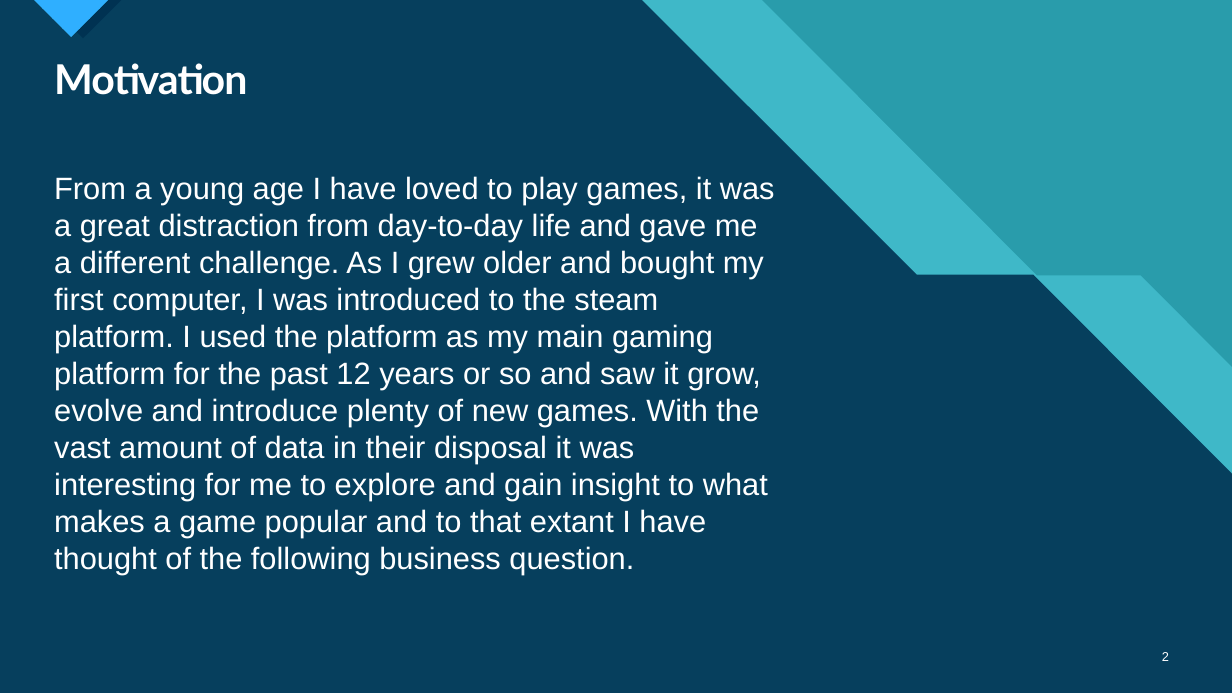
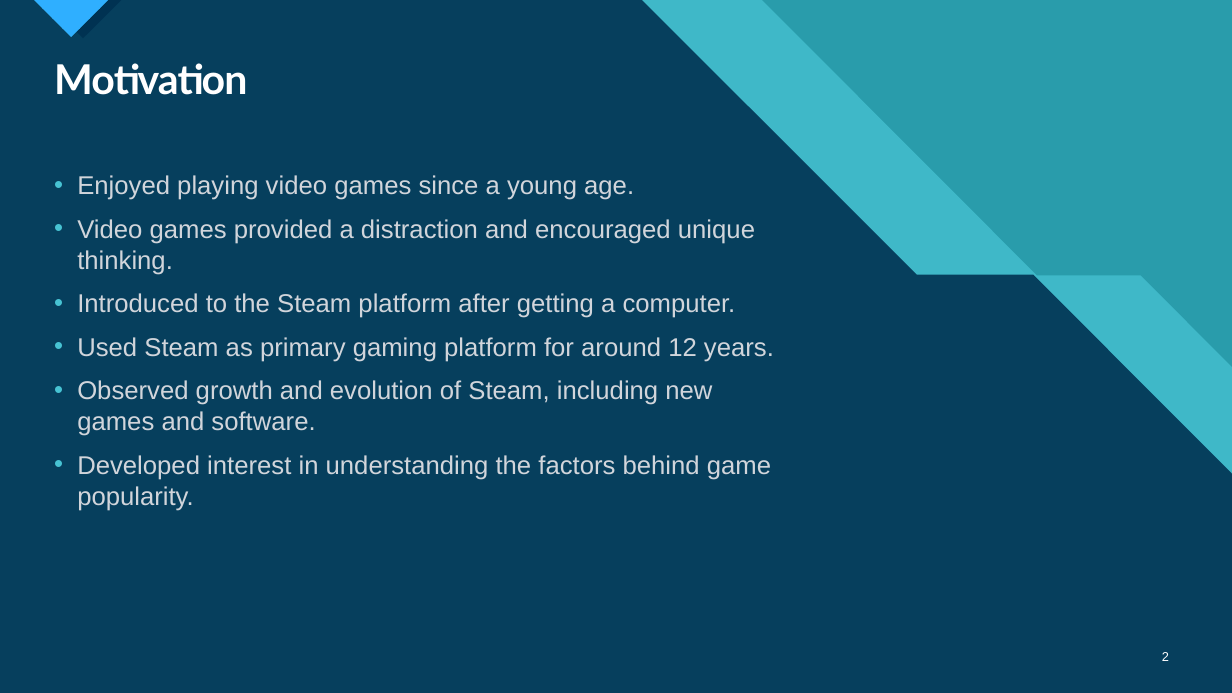
Before and after one commit to DoronF3/School-Projects, a slide deck: slide 2 of Data Science/Data Science Final Project.pptx. Drawn at 1232x693 pixels with LibreOffice and Linux fonts; fonts in the diff are those of the drawing. Boxes give left, top, right and bottom in pixels: in the first picture for what was removed or moved away, otherwise in the second. Text is boxed around its words. In the diff, an @@ line names an element or a change of style, - is before the commit and + after.

```diff
--- a/Data Science/Data Science Final Project.pptx
+++ b/Data Science/Data Science Final Project.pptx
@@ text at bbox=[77, 175, 774, 511]: text changed; size 24 to 20 pt; text colour #FFFFFF to #D1D5DB @@
-From a young age I have loved to play games, it was a great distraction from day-to-day life and gave me a different challenge. As I grew older and bought my first computer, I was introduced to the steam platform. I used the platform as my main gaming platform for the past 12 years or so and saw it grow, evolve and introduce plenty of new games. With the vast amount of data in their disposal it was interesting for me to explore and gain insight to what makes a game popular and to that extant I have thought of the following business question.
+• Enjoyed playing video games since a young age.
+• Video games provided a distraction and encouraged unique thinking.
+• Introduced to the Steam platform after getting a computer.
+• Used Steam as primary gaming platform for around 12 years.
+• Observed growth and evolution of Steam, including new games and software.
+• Developed interest in understanding the factors behind game popularity.
```
Also in this commit, not shown: 21 other slides changed, 5 slides added, 8 slides removed, 2 other files.
